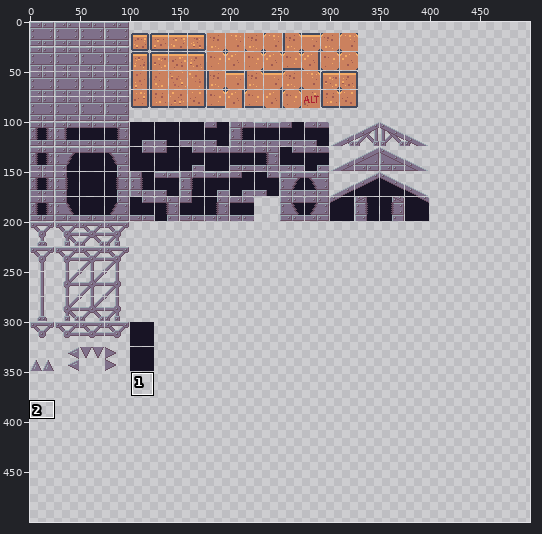
One commit to this sprite sheet: sprites/terrain-metal-24x.png. Above, an overview of the earlier version with the close-up marked.
Close-up. As it was:
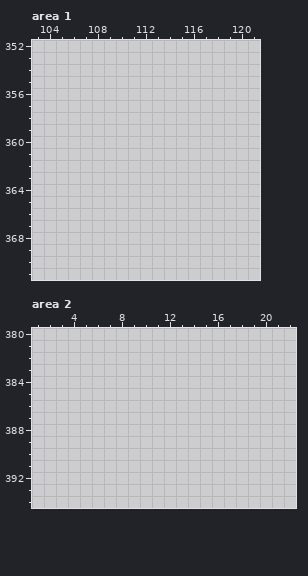
The file is 500x500 pixels. Colours within 5 levels of each other are drawn and written as one. Shown: area 1: x 103..121, y 352..371; area 2: x 1..22, y 380..394. The commit also changed other parts of the picture, which this record leaves out.
After the commit:
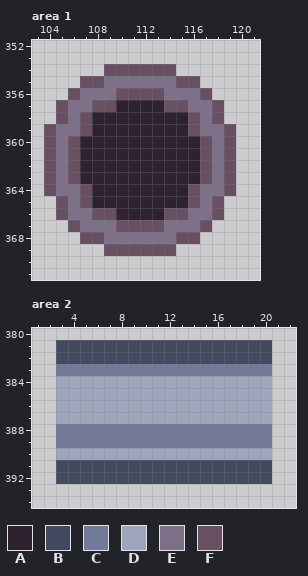
Palette (. is transparent): A #2e222f  B #434a5f  C #737999  D #9fa5bd  E #7f708a  F #694f62
Changes in this commit:
{"where": "area 1"}
{"y":354,"x":109,"old":"......","new":"FFFFFF"}
{"y":355,"x":107,"old":"..........","new":"FFEEEEEEFF"}
{"y":356,"x":106,"old":"............","new":"FEEEFFFFEEEF"}
{"y":357,"x":105,"old":"..............","new":"FEEFFAAAAFFEEF"}
{"y":358,"x":105,"old":"..............","new":"FEFAAAAAAAAFEF"}
{"y":359,"x":104,"old":"................","new":"FEEFAAAAAAAAFEEF"}
{"y":360,"x":104,"old":"................","new":"FEFAAAAAAAAAAFEF"}
{"y":361,"x":104,"old":"................","new":"FEFAAAAAAAAAAFEF"}
{"y":362,"x":104,"old":"................","new":"FEFAAAAAAAAAAFEF"}
{"y":363,"x":104,"old":"................","new":"FEFAAAAAAAAAAFEF"}
{"y":364,"x":104,"old":"................","new":"FEEFAAAAAAAAFEEF"}
{"y":365,"x":105,"old":"..............","new":"FEFAAAAAAAAFEF"}
{"y":366,"x":105,"old":"..............","new":"FEEFFAAAAFFEEF"}
{"y":367,"x":106,"old":"............","new":"FEEEFFFFEEEF"}
{"y":368,"x":107,"old":"..........","new":"FFEEEEEEFF"}
{"y":369,"x":109,"old":"......","new":"FFFFFF"}
{"where": "area 2"}
{"y":381,"x":3,"old":"..................","new":"BBBBBBBBBBBBBBBBBB"}
{"y":382,"x":3,"old":"..................","new":"BBBBBBBBBBBBBBBBBB"}
{"y":383,"x":3,"old":"..................","new":"CCCCCCCCCCCCCCCCCC"}
{"y":384,"x":3,"old":"..................","new":"DDDDDDDDDDDDDDDDDD"}
{"y":385,"x":3,"old":"..................","new":"DDDDDDDDDDDDDDDDDD"}
{"y":386,"x":3,"old":"..................","new":"DDDDDDDDDDDDDDDDDD"}
{"y":387,"x":3,"old":"..................","new":"DDDDDDDDDDDDDDDDDD"}
{"y":388,"x":3,"old":"..................","new":"CCCCCCCCCCCCCCCCCC"}
{"y":389,"x":3,"old":"..................","new":"CCCCCCCCCCCCCCCCCC"}
{"y":390,"x":3,"old":"..................","new":"DDDDDDDDDDDDDDDDDD"}
{"y":391,"x":3,"old":"..................","new":"BBBBBBBBBBBBBBBBBB"}
{"y":392,"x":3,"old":"..................","new":"BBBBBBBBBBBBBBBBBB"}
{"label":"added","picture_box":[44,64,236,256]}
{"label":"added","picture_box":[56,340,272,484]}
